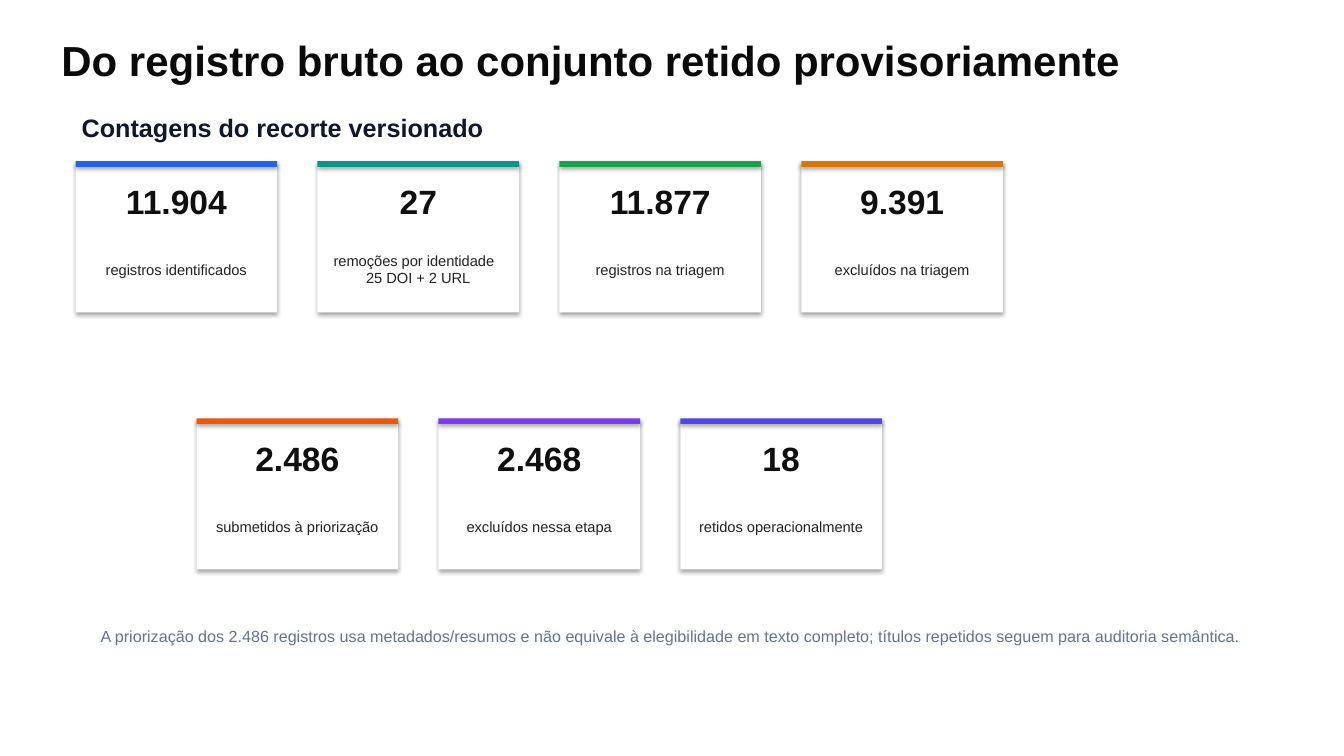
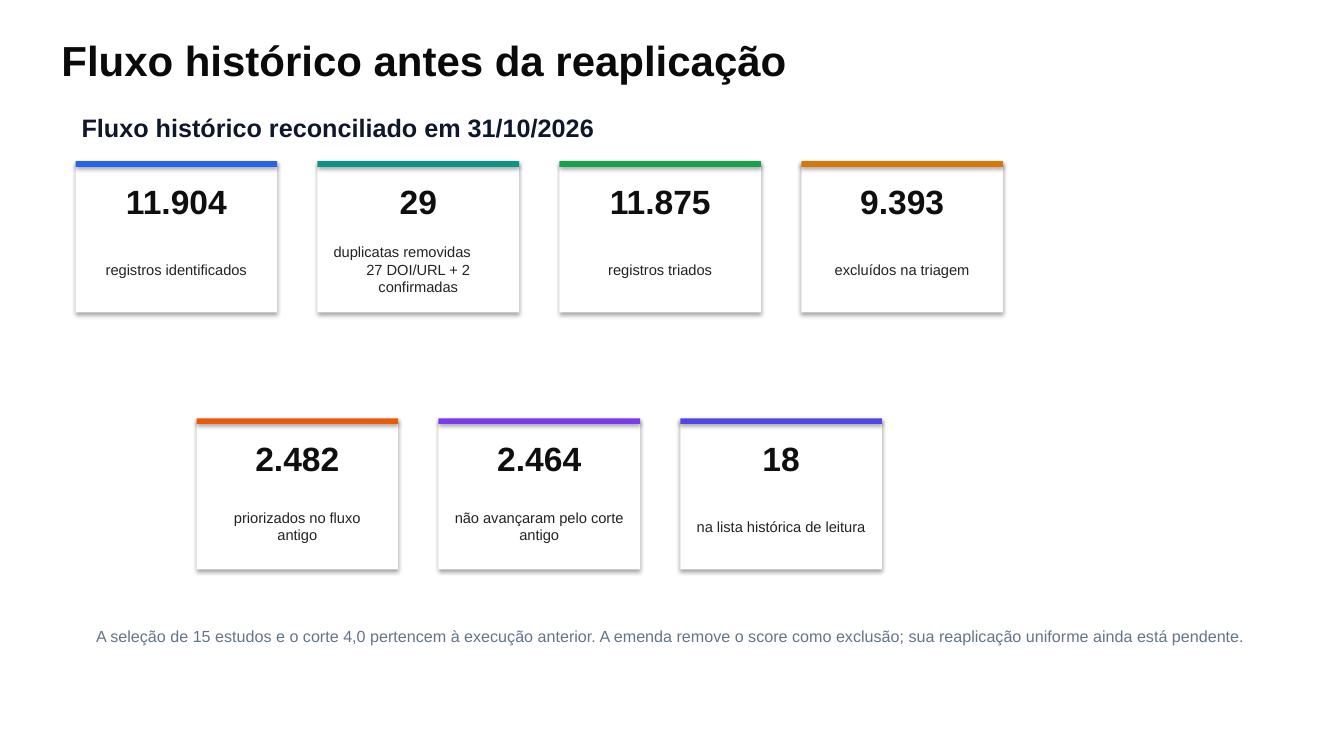
Before and after one commit to thalesfb/ccw, a slide deck: slide 7 of results/tcc/presentation/ensino_personalizado_de_matematica_tcc.pptx. Drawn at 1344x756 pixels with LibreOffice and Linux fonts; fonts in the diff are those of the drawing. Boxes give left, top, right and bottom in pixels: in the first picture for what was removed or moved away, otherwise in the second. Text is boxed around its words. In the diff, an @@ line names an element or a change of style, - is before the commit and + after.

```diff
--- a/results/tcc/presentation/ensino_personalizado_de_matematica_tcc.pptx
+++ b/results/tcc/presentation/ensino_personalizado_de_matematica_tcc.pptx
@@ text at [61,45,786,84]: text changed @@
-Do registro bruto ao conjunto retido provisoriamente
+Fluxo histórico antes da reaplicação
@@ text at [82,118,594,138]: text changed @@
-Contagens do recorte versionado
+Fluxo histórico reconciliado em 31/10/2026
@@ text at [400,190,437,215]: text changed @@
-27
+29
@@ text at [610,190,711,215]: text changed @@
-11.877
+11.875
@@ text at [860,190,944,215]: text changed @@
-9.391
+9.393
@@ text at [334,246,470,292]: text changed @@
-remoções por identidade
-25 DOI + 2 URL
+duplicatas removidas
+27 DOI/URL + 2 confirmadas
@@ text at [608,264,712,278]: text changed @@
-registros na triagem
+registros triados
@@ text at [255,447,339,472]: text changed @@
-2.486
+2.482
@@ text at [497,447,581,472]: text changed @@
-2.468
+2.464
@@ text at [234,512,361,543]: text changed @@
-submetidos à priorização
+priorizados no fluxo antigo
@@ text at [455,512,623,543]: text changed @@
-excluídos nessa etapa
+não avançaram pelo corte antigo
@@ text at [697,521,866,532]: text changed @@
-retidos operacionalmente
+na lista histórica de leitura
@@ text at [96,630,1244,645]: text changed @@
-A priorização dos 2.486 registros usa metadados/resumos e não equivale à elegibilidade em texto completo; títulos repetidos seguem para auditoria semântica.
+A seleção de 15 estudos e o corte 4,0 pertencem à execução anterior. A emenda remove o score como exclusão; sua reaplicação uniforme ainda está pendente.
```
Also in this commit, not shown: 8 other slides changed, 4 other files.
